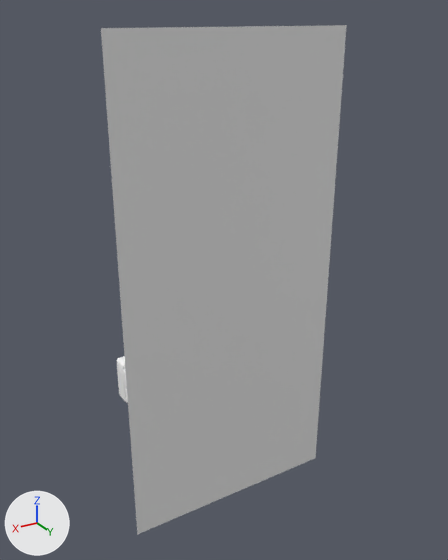
One commit to the Blender file Assets/Arts/Model/Crade/Chest Box/Chestbox/ChestBox.blend: the scene before it, then after it.
Rendered twice from a camera (50 mm lens) standing at (3.94, 8.14, 5.95) and looking at (-0.36, 0.99, 2.38). The lights are fixed; the arrows at lower left show +X, +Y and +Z.
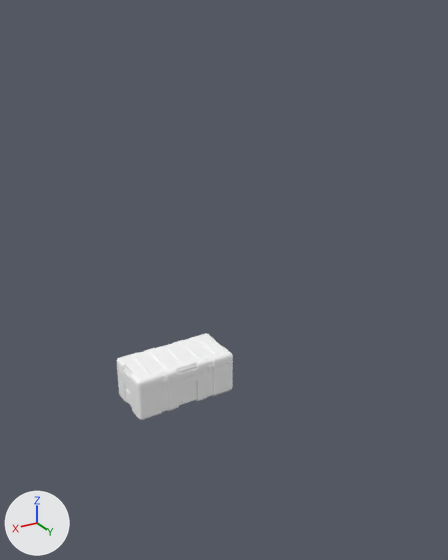
Where the change shows, as pixel boxes (x1, y1, x2, y2) in the pictures (448 x 560 px):
'Plane', hidden
    before: (101, 25, 347, 535)
'Lid', unchanged, uncovered by the edit
    before: (117, 356, 128, 403)
    after: (117, 333, 233, 420)

Edits to the bpy script that builds the scene:
```text
Change ob_plane:
    add ob_plane.hide_set(True)
```
